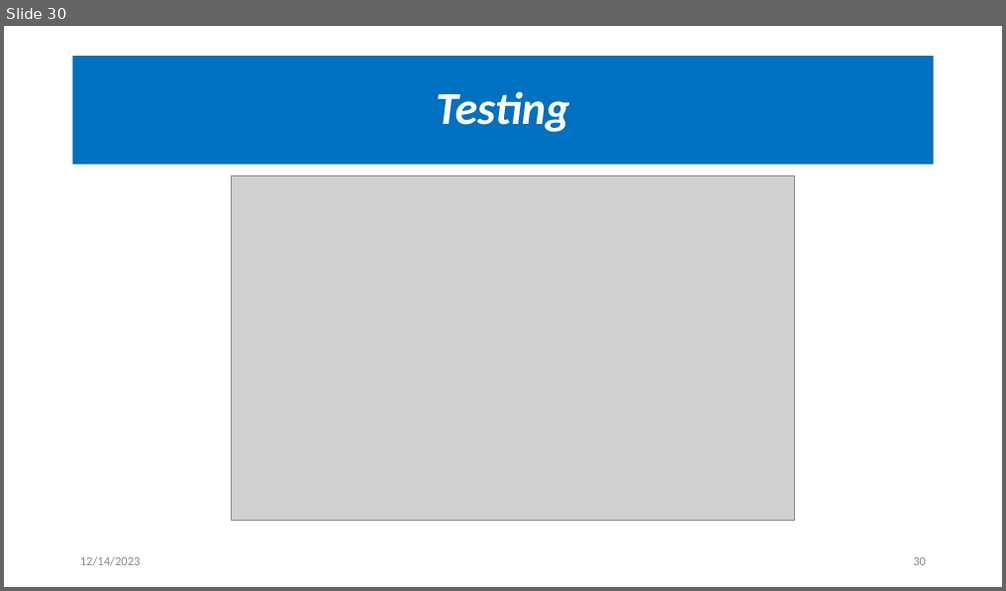
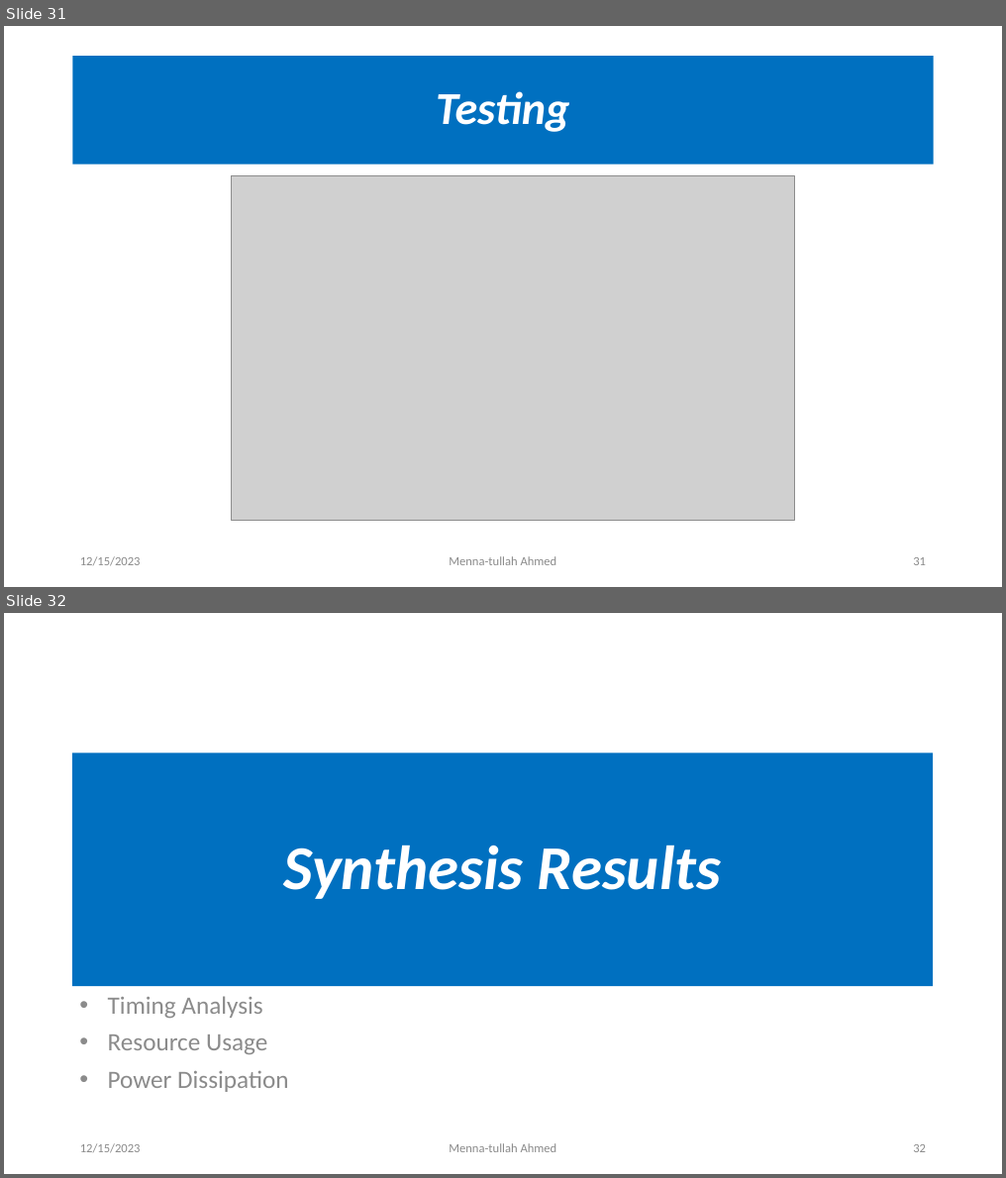
Before and after one commit to OmarAmer01/DCSK, a slide deck: docs/Presentation/main.pptx. Shown one above the other, each under a label of ours: slide 30 before the commit, slides 31 and 32 after it. The pictures are 1006x591 and 1006x1178 pixels, drawn with LibreOffice and Linux fonts; fonts in the diff are those of the drawing; grey boxes stand for pictures. Boxes give left, top, right and bottom in pixels: in the first picture for what was removed or moved away, otherwise in the second. Text is boxed around its words. In the diff, an @@ line names an element or a change of style, - is before the commit and + after.

```diff
--- a/docs/Presentation/main.pptx
+++ b/docs/Presentation/main.pptx
@@ slide 32 added at bbox=[4, 613, 1002, 1174], background #FFFFFF @@
@@ title added at bbox=[72, 753, 933, 986], fill #0070C0, 60 pt, text #FFFFFF, bold, italic @@
+Synthesis Results
@@ text added at bbox=[108, 996, 288, 1092], 24 pt, text #8C8C8C @@
+• Timing Analysis
+• Resource Usage
+• Power Dissipation
@@ text added at bbox=[80, 1144, 141, 1154], 12 pt, text #8C8C8C @@
+12/15/2023
@@ text added at bbox=[449, 1144, 557, 1153], 12 pt, text #8C8C8C @@
+Menna-tullah Ahmed
@@ page number added at bbox=[913, 1145, 926, 1153], 12 pt, text #8C8C8C @@
+32
@@ what was slide 30 is now slide 31 @@
@@ slide 31 changed as well @@
@@ text at bbox=[80, 557, 141, 567]: text changed @@
-12/14/2023
+12/15/2023
@@ text added at bbox=[449, 557, 557, 566], 12 pt, text #8C8C8C @@
+Menna-tullah Ahmed
@@ page number at bbox=[913, 558, 926, 566]: text changed @@
-30
+31
```
Also in this commit, not shown: 34 other slides changed, 3 other slides added.
